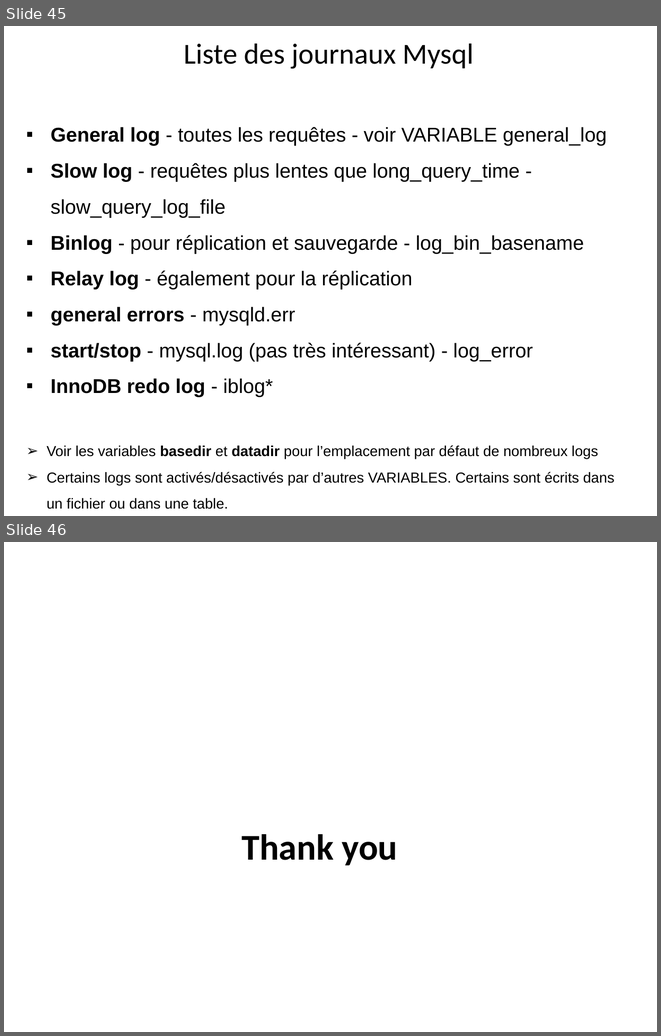
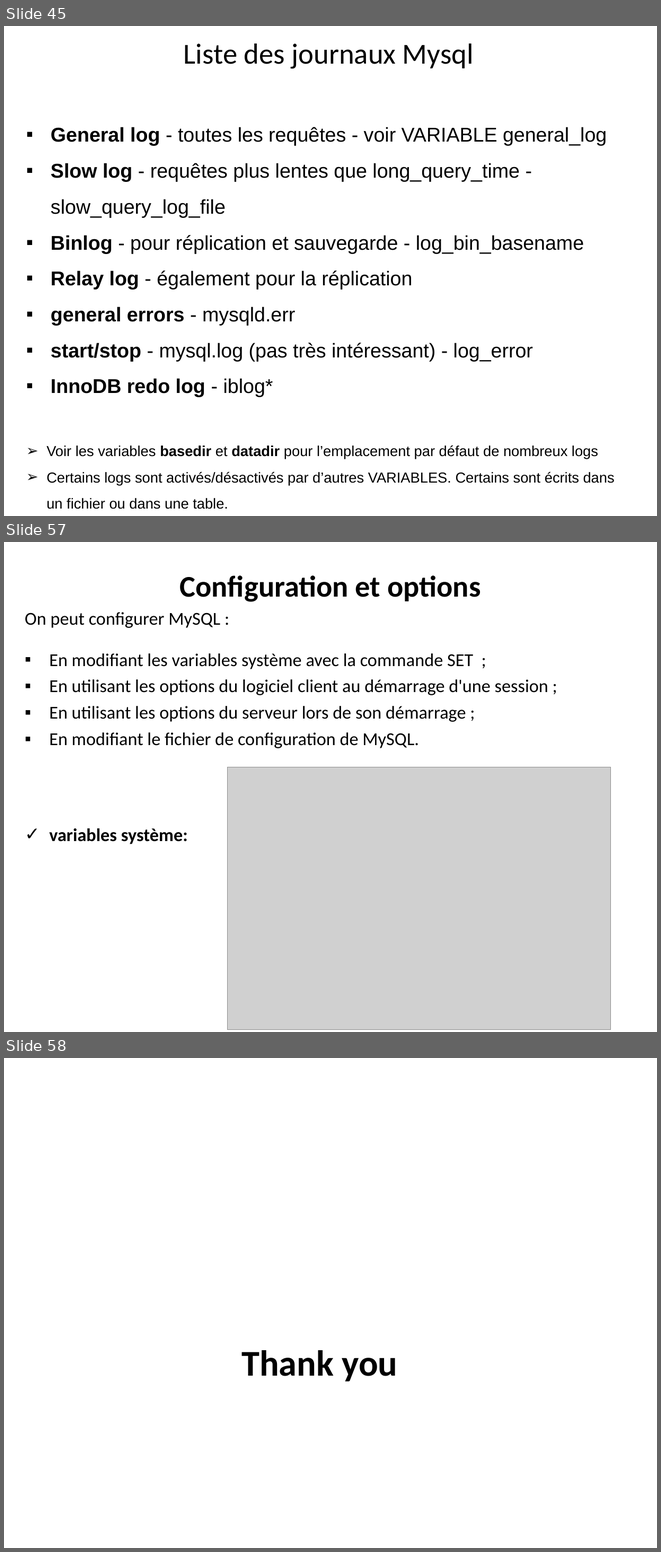
Before and after one commit to hosniah/mysql-labs, a slide deck: Administration MYSQL.pptx. Shown one above the other, each under a label of ours: slides 45 and 46 before the commit, slides 45, 57 and 58 after it; the slides between them are not shown. The pictures are 661x1036 and 661x1552 pixels, drawn with LibreOffice and Linux fonts; fonts in the diff are those of the drawing; grey boxes stand for pictures; background and template pictures are left out. Boxes give left, top, right and bottom in pixels: in the first picture for what was removed or moved away, otherwise in the second. Text is boxed around its words. In the diff, an @@ line names an element or a change of style, - is before the commit and + after.

```diff
--- a/Administration MYSQL.pptx
+++ b/Administration MYSQL.pptx
@@ slide 57 added at <box>4,542,657,1032</box>, background #FFFFFF @@
@@ title added at <box>180,575,480,602</box>, 33 pt, text #000000, bold @@
+Configuration et options
@@ text added at <box>25,612,548,844</box>, 20 pt, text #000000 @@
+On peut configurer MySQL :
+▪ En modifiant les variables système avec la commande SET ;
+▪ En utilisant les options du logiciel client au démarrage d'une session ;
+▪ En utilisant les options du serveur lors de son démarrage ;
+▪ En modifiant le fichier de configuration de MySQL.
+✓ variables système:
@@ picture added at <box>227,767,611,1030</box> @@
@@ what was slide 46 is now slide 58 @@
```
Also in this commit, not shown: 11 other slides added.
